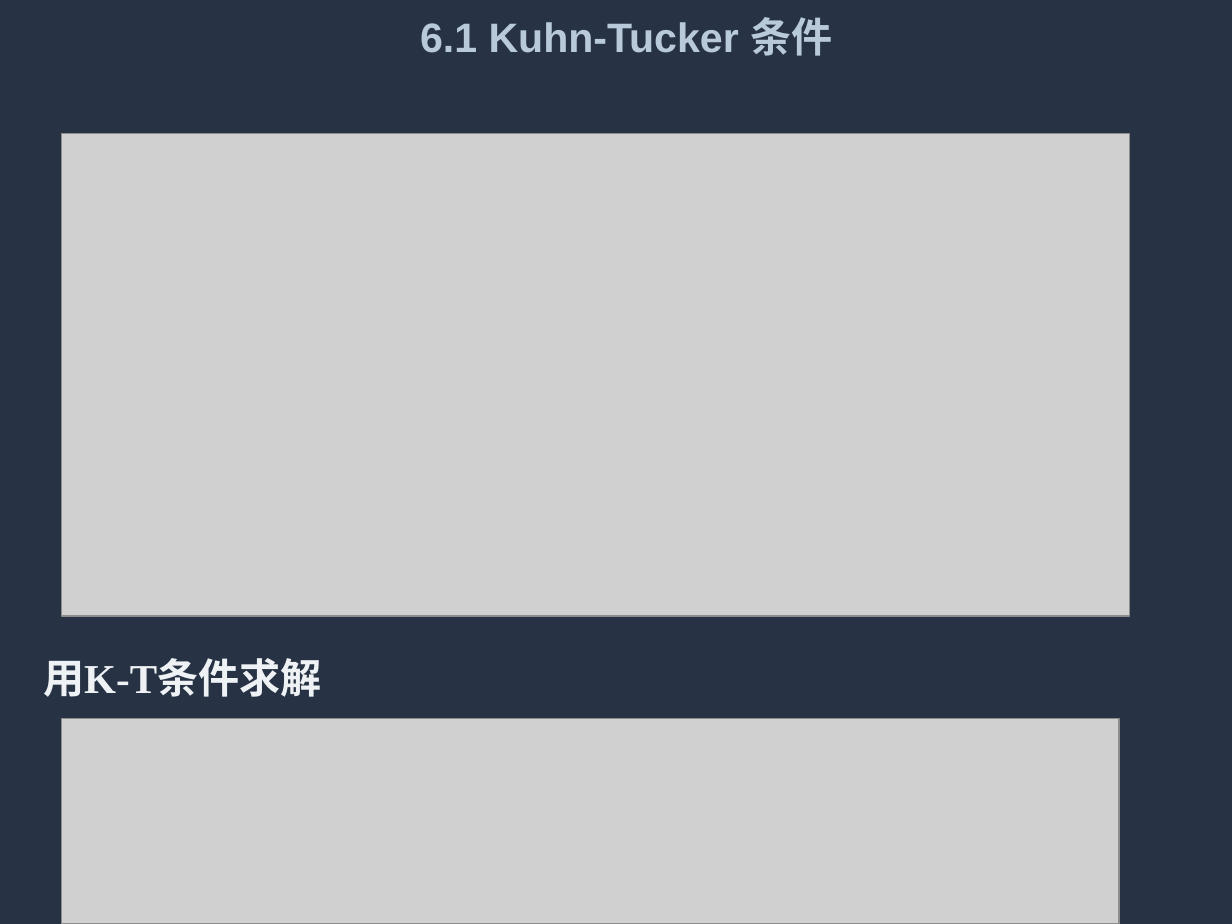
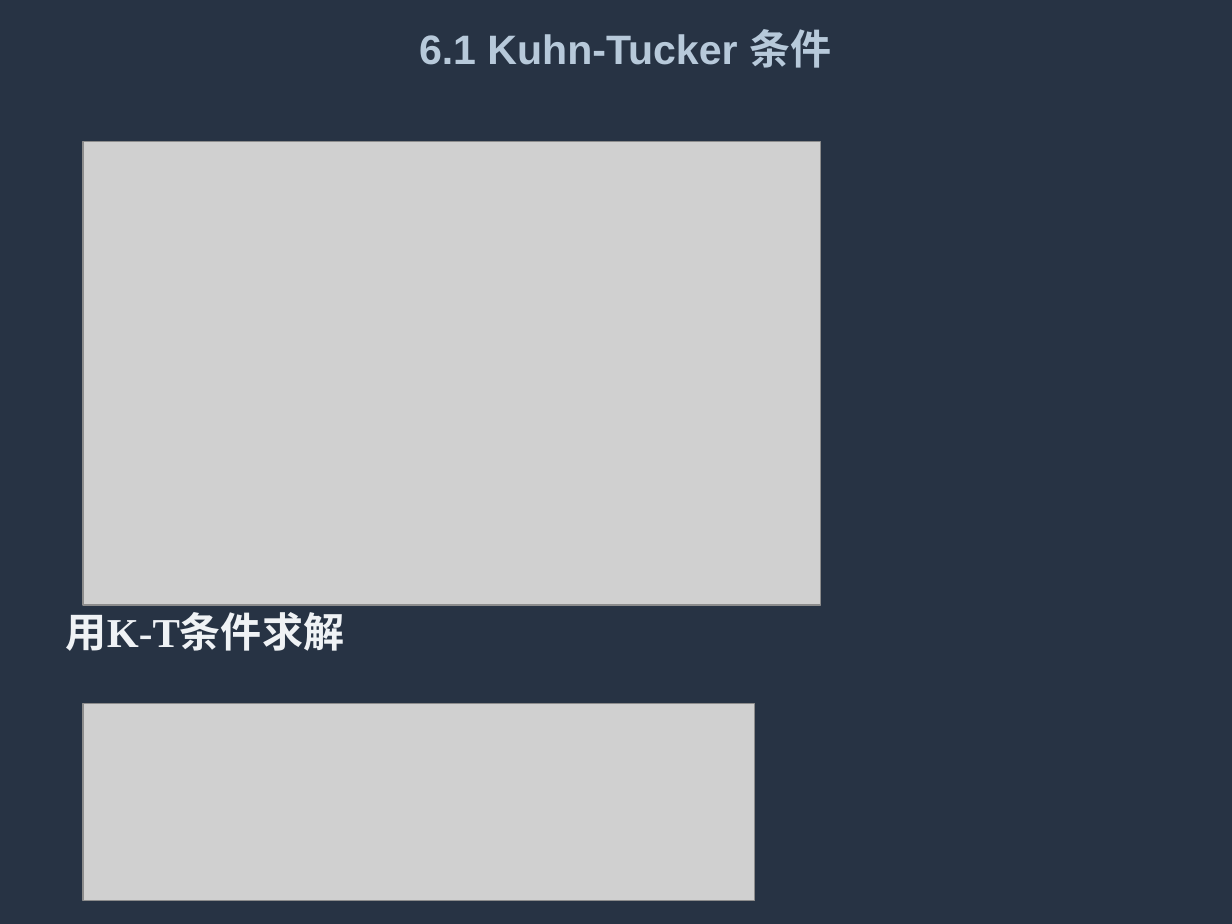
Before and after one commit to tcy1998/optimization-course, a slide deck: slide 9 of public/chapter-06.pptx. Drawn at 1232x924 pixels with LibreOffice and Linux fonts; fonts in the diff are those of the drawing; grey boxes stand for pictures. Boxes give left, top, right and bottom in pixels: in the first picture for what was removed or moved away, otherwise in the second. Text is boxed around its words. In the diff, an @@ line names an element or a change of style, - is before the commit and + after.

```diff
--- a/public/chapter-06.pptx
+++ b/public/chapter-06.pptx
@@ title "6.1 Kuhn-Tucker 条件": place and size @@
-title "6.1 Kuhn-Tucker 条件" at box(420, 17, 832, 56)
+title "6.1 Kuhn-Tucker 条件" at box(419, 29, 831, 68)
@@ text "用K-T条件求解" rewrapped from box(43, 658, 321, 697) to box(66, 605, 344, 651) @@
@@ picture: place and size @@
-picture at box(62, 133, 1130, 616)
+picture at box(83, 142, 821, 605)
@@ picture: place and size @@
-picture at box(62, 718, 1119, 924)
+picture at box(83, 703, 754, 901)
```
Also in this commit, not shown: 35 other slides changed, 7 other files.
